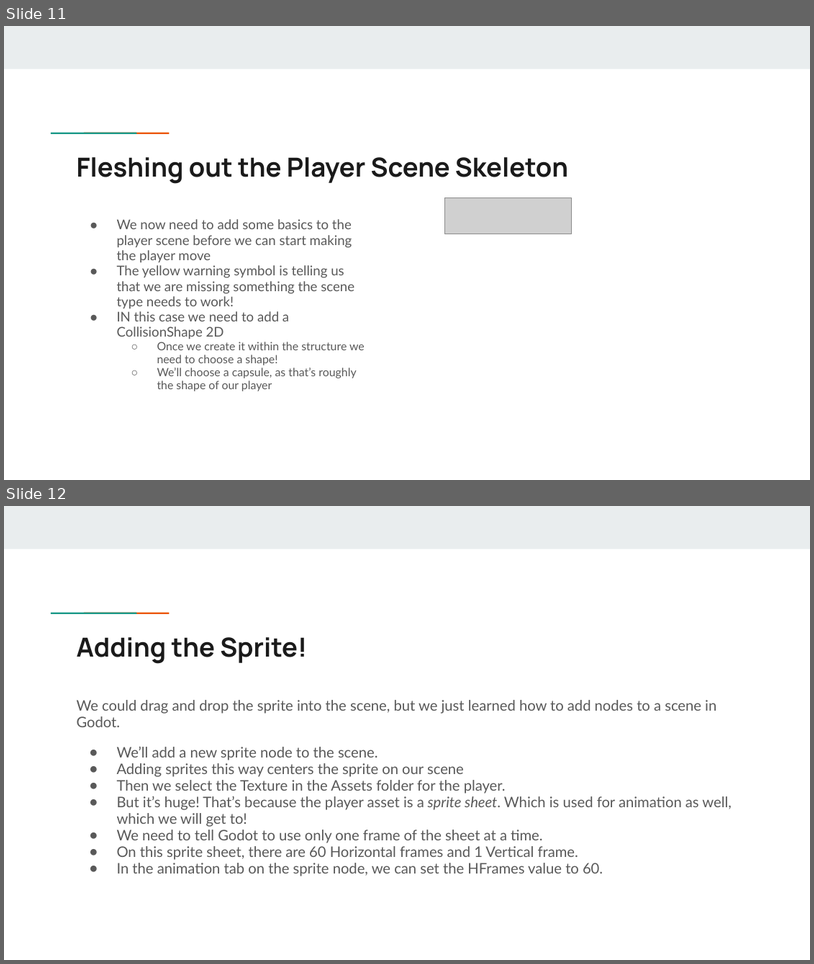
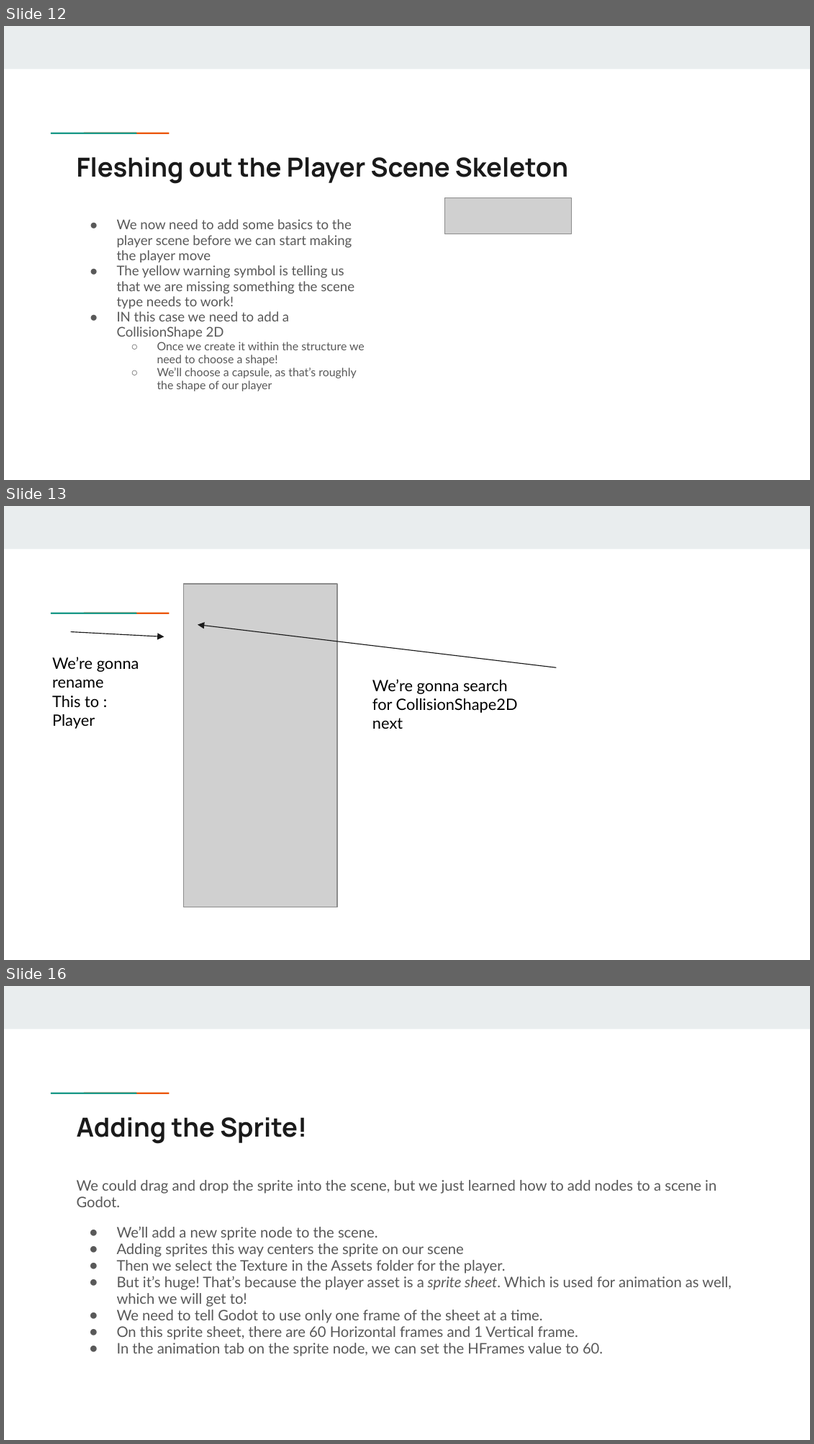
Before and after one commit to dospaceomaha/Game-Design-Fundamentals-Bootcamp, a slide deck: Session1/Getting Started Session 1 - Slides.pptx. Shown one above the other, each under a label of ours: slides 11 and 12 before the commit, slides 12, 13 and 16 after it; the slides between them are not shown. The pictures are 814x964 and 814x1444 pixels, drawn with LibreOffice and Linux fonts; fonts in the diff are those of the drawing; grey boxes stand for pictures. Boxes give left, top, right and bottom in pixels: in the first picture for what was removed or moved away, otherwise in the second. Text is boxed around its words. In the diff, an @@ line names an element or a change of style, - is before the commit and + after.

```diff
--- a/Session1/Getting Started Session 1 - Slides.pptx
+++ b/Session1/Getting Started Session 1 - Slides.pptx
@@ slide 13 added at bbox=[4, 506, 810, 960], background #FFFFFF; not listed: 3 template elements that a slide beside it also shows @@
@@ picture added at bbox=[184, 584, 337, 907] @@
@@ arrow added from (71, 632) to (165, 636), #1A1A1A 0.75 pt @@
@@ arrow added from (556, 667) to (198, 625), #1A1A1A 0.75 pt @@
@@ text added at bbox=[52, 656, 139, 728], 14 pt, text #000000 @@
+We’re gonna
+rename
+This to :
+Player
@@ text added at bbox=[373, 679, 518, 728], 14 pt, text #000000 @@
+We’re gonna search for CollisionShape2D next
@@ what was slide 11 is now slide 12 @@
@@ what was slide 12 is now slide 16 @@
```
Also in this commit, not shown: 1 slide changed, 5 other slides added, 1 other file.
